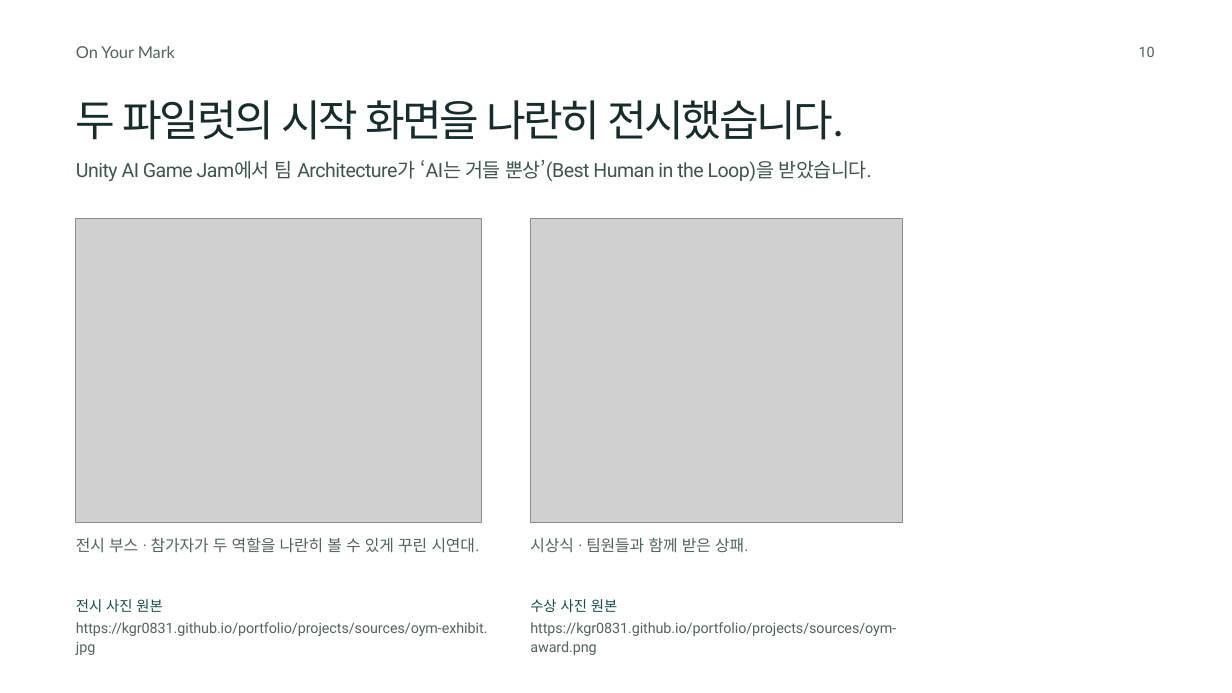
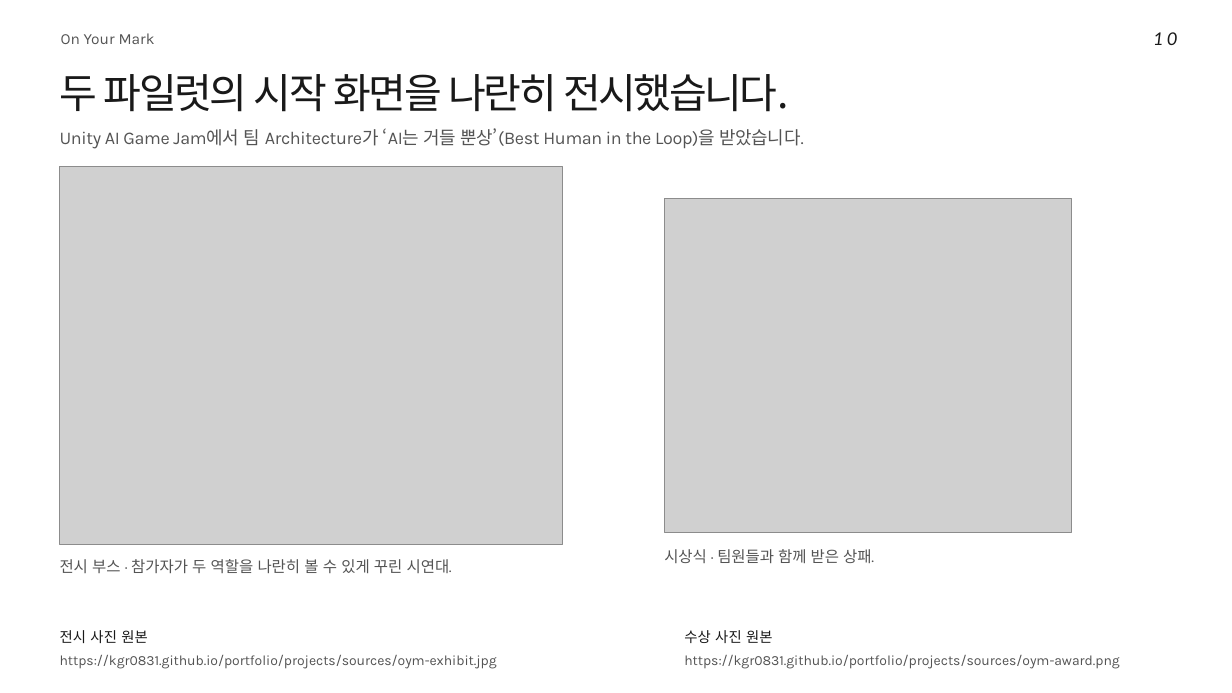
Before and after one commit to kgr0831/kgr0831.github.io, a slide deck: slide 10 of portfolio/pearlabyss/portfolio.pptx. Drawn at 1232x693 pixels with LibreOffice and Linux fonts; fonts in the diff are those of the drawing; grey boxes stand for pictures; background and template pictures are left out. Boxes give left, top, right and bottom in pixels: in the first picture for what was removed or moved away, otherwise in the second. Text is boxed around its words. In the diff, an @@ line names an element or a change of style, - is before the commit and + after.

Commit message:
Redesign the portfolio around documentary photography and Korean editorial typography

```diff
--- a/portfolio/pearlabyss/portfolio.pptx
+++ b/portfolio/pearlabyss/portfolio.pptx
@@ text "10" moved from (x1=1139, y1=46, x2=1155, y2=57) to (x1=1153, y1=32, x2=1177, y2=45) @@
@@ text "10" at (x1=1153, y1=32, x2=1177, y2=45): size 10.5 to 14.2 pt, font Roboto to Calibri, text colour #52645C to #191919, letter spacing 0 to 3.1 pt, italic on @@
@@ text "On Your Mark" moved from (x1=76, y1=46, x2=175, y2=58) to (x1=61, y1=33, x2=155, y2=44) @@
@@ text "On Your Mark" at (x1=61, y1=33, x2=155, y2=44): size 12 to 11.2 pt, font Lato to Karla, text colour #52645C to #545454, letter spacing -0.1 to 0.1 pt @@
@@ text "두 파일럿의 시작 화면을 나란히 ..." moved from (x1=76, y1=100, x2=843, y2=140) to (x1=60, y1=74, x2=789, y2=112) @@
@@ text "두 파일럿의 시작 화면을 나란히 ..." at (x1=60, y1=74, x2=789, y2=112): size 31.5 to 30 pt, font Lato to Noto Sans CJK KR, text colour #172D2B to #191919 @@
@@ text "Unity AI Game Jam에서 팀 ..." moved from (x1=76, y1=160, x2=872, y2=182) to (x1=60, y1=128, x2=803, y2=149) @@
@@ text "Unity AI Game Jam에서 팀 ..." at (x1=60, y1=128, x2=803, y2=149): size 14.2 to 13.1 pt, font Roboto to Karla, text colour #40564D to #545454, letter spacing -0.4 to -0.2 pt @@
@@ picture resized from (x1=76, y1=219, x2=481, y2=522) to (x1=59, y1=167, x2=562, y2=544) @@
@@ picture resized from (x1=531, y1=219, x2=903, y2=522) to (x1=664, y1=198, x2=1072, y2=532) @@
@@ text "전시 부스 · 참가자가 두 ..." moved from (x1=76, y1=537, x2=480, y2=553) to (x1=60, y1=559, x2=452, y2=573) @@
@@ text "전시 부스 · 참가자가 두 ..." at (x1=60, y1=559, x2=452, y2=573): size 11.6 to 11.2 pt, font Roboto to Karla, text colour #52645C to #545454, letter spacing -0.1 to 0 pt @@
@@ text "시상식 · 팀원들과 함께 받은 ..." moved from (x1=530, y1=537, x2=748, y2=553) to (x1=664, y1=549, x2=874, y2=563) @@
@@ text "시상식 · 팀원들과 함께 받은 ..." at (x1=664, y1=549, x2=874, y2=563): size 11.6 to 11.2 pt, font Roboto to Karla, text colour #52645C to #545454 @@
@@ text "전시 사진 원본" moved from (x1=76, y1=599, x2=162, y2=612) to (x1=60, y1=630, x2=148, y2=643) @@
@@ text "전시 사진 원본" at (x1=60, y1=630, x2=148, y2=643): font Lato to Karla, text colour #174C48 to #191919, letter spacing 0 to 0.2 pt @@
@@ text "수상 사진 원본" at (x1=684, y1=630, x2=773, y2=643): font Lato to Karla, text colour #174C48 to #191919, letter spacing 0 to 0.2 pt @@
@@ text "수상 사진 원본" moved from (x1=530, y1=599, x2=617, y2=612) to (x1=684, y1=630, x2=773, y2=643) @@
@@ text at (x1=60, y1=655, x2=497, y2=669): text changed; size 10.5 to 10.2 pt; font Roboto to Karla; text colour #52645C to #545454 @@
-https://kgr0831.github.io/portfolio/projects/sources/oym-
+https://kgr0831.github.io/portfolio/projects/sources/oym-exhibit.jpg
@@ text removed at (x1=76, y1=641, x2=95, y2=655) @@
-jpg
@@ text removed at (x1=530, y1=641, x2=596, y2=655) @@
-award.png
@@ text at (x1=684, y1=655, x2=1120, y2=669): text changed; size 10.5 to 10.2 pt; font Roboto to Karla; text colour #52645C to #545454 @@
-https://kgr0831.github.io/portfolio/projects/sources/oym-exhibit.
+https://kgr0831.github.io/portfolio/projects/sources/oym-award.png
```
Also in this commit, not shown: 16 other slides changed, 6 other files.
